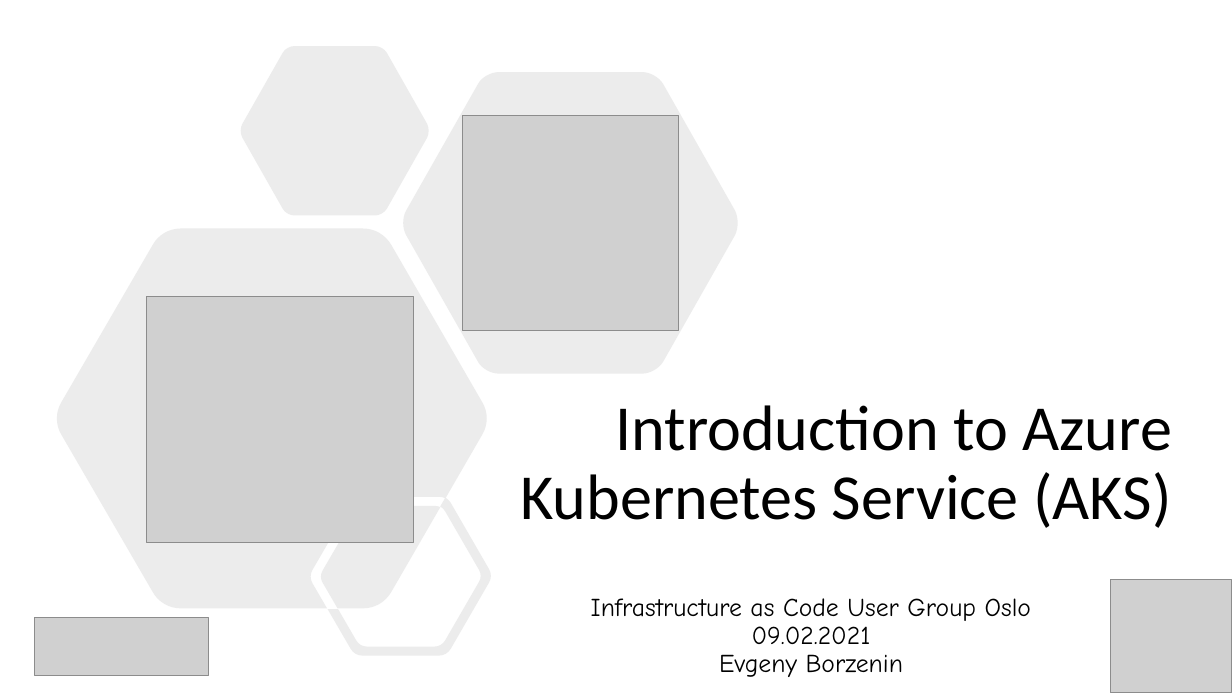
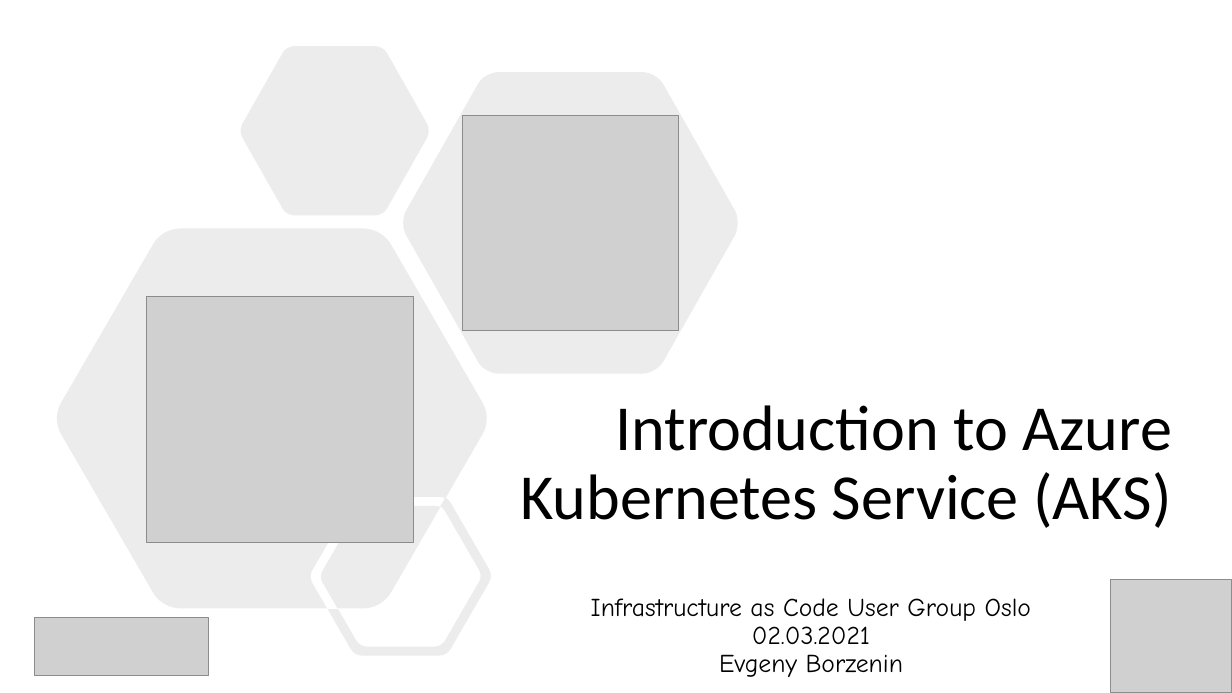
Before and after one commit to evgenyb/aks-workshops, a slide deck: slide 1 of 01-aks-and-k8s-101/slides/Introduction to AKS.pptx. Drawn at 1232x693 pixels with LibreOffice and Linux fonts; fonts in the diff are those of the drawing; grey boxes stand for pictures. Boxes give left, top, right and bottom in pixels: in the first picture for what was removed or moved away, otherwise in the second. Text is boxed around its words. In the diff, an @@ line names an element or a change of style, - is before the commit and + after.

```diff
--- a/01-aks-and-k8s-101/slides/Introduction to AKS.pptx
+++ b/01-aks-and-k8s-101/slides/Introduction to AKS.pptx
@@ subtitle at bbox=[752, 626, 870, 644]: text changed @@
-09.02.2021
+02.03.2021
```
Also in this commit, not shown: 32 other slides changed, 2 slides added, 2 other files.
